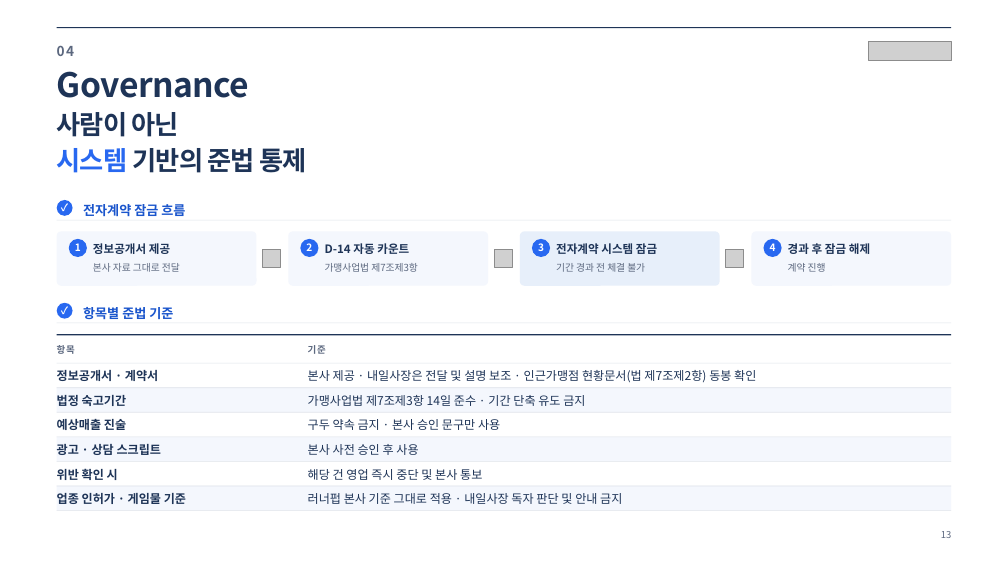
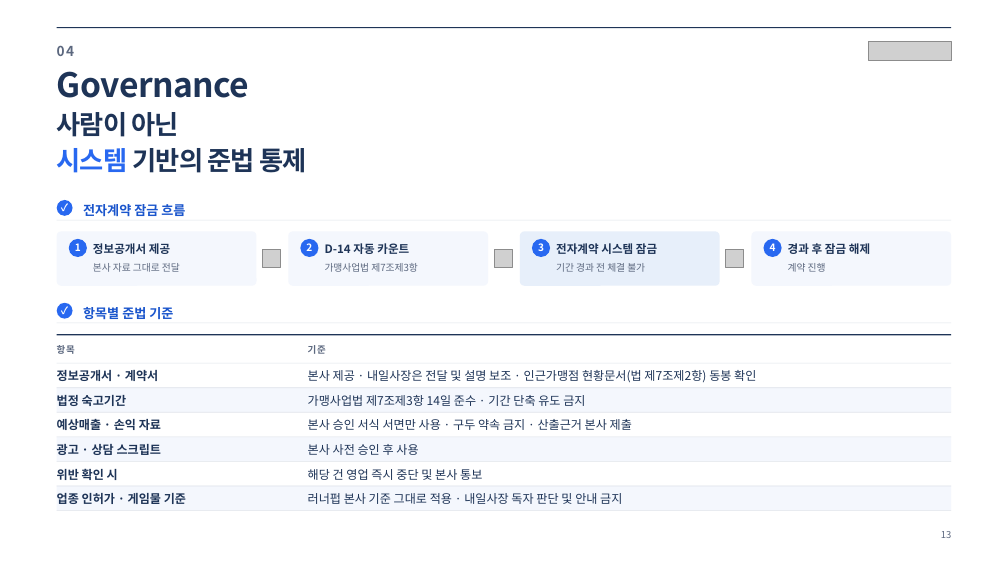
Before and after one commit to jyjzzjtube-pixel/onewillco-meeting-2026, a slide deck: slide 13 of runnerpub-proposal/runnerpub_proposal_naeilsajang.pptx. Drawn at 1008x567 pixels with LibreOffice and Linux fonts; fonts in the diff are those of the drawing; grey boxes stand for pictures. Boxes give left, top, right and bottom in pixels: in the first picture for what was removed or moved away, otherwise in the second. Text is boxed around its words. In the diff, an @@ line names an element or a change of style, - is before the commit and + after.

```diff
--- a/runnerpub-proposal/runnerpub_proposal_naeilsajang.pptx
+++ b/runnerpub-proposal/runnerpub_proposal_naeilsajang.pptx
@@ text at box(57, 419, 161, 430): text changed @@
-예상매출 진술
+예상매출 · 손익 자료
@@ text at box(308, 419, 632, 430): text changed @@
-구두 약속 금지 · 본사 승인 문구만 사용
+본사 승인 서식 서면만 사용 · 구두 약속 금지 · 산출근거 본사 제출
```
Also in this commit, not shown: 5 other slides changed, 5 other files.
